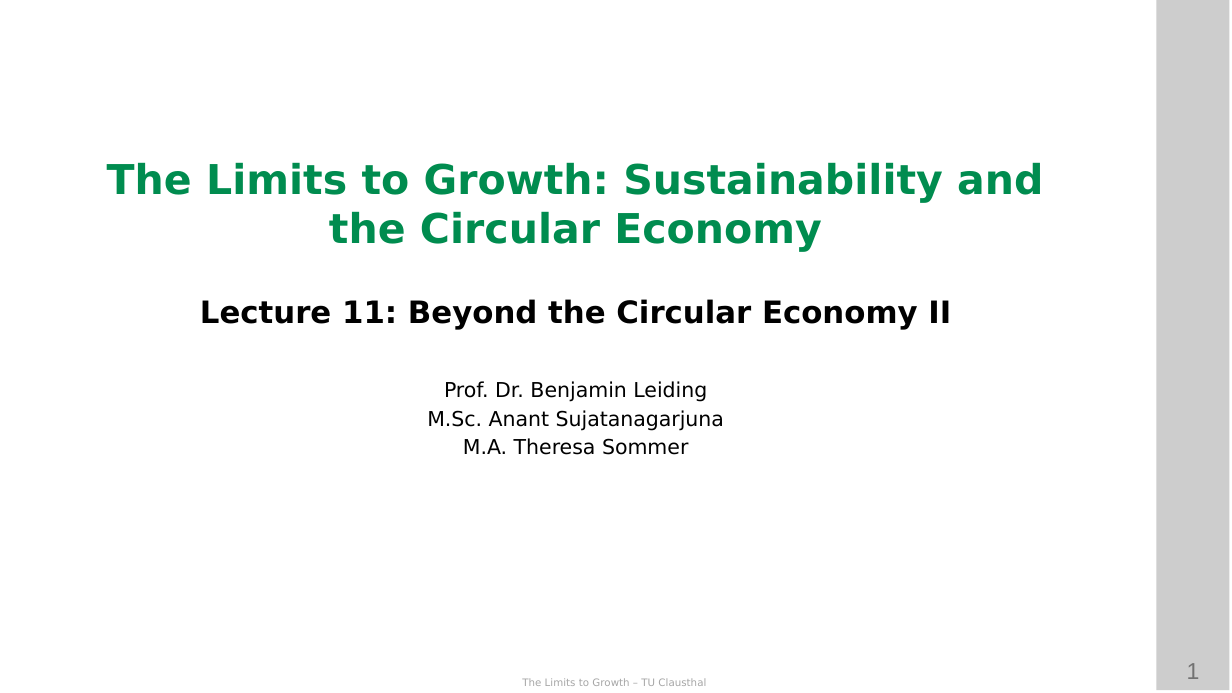
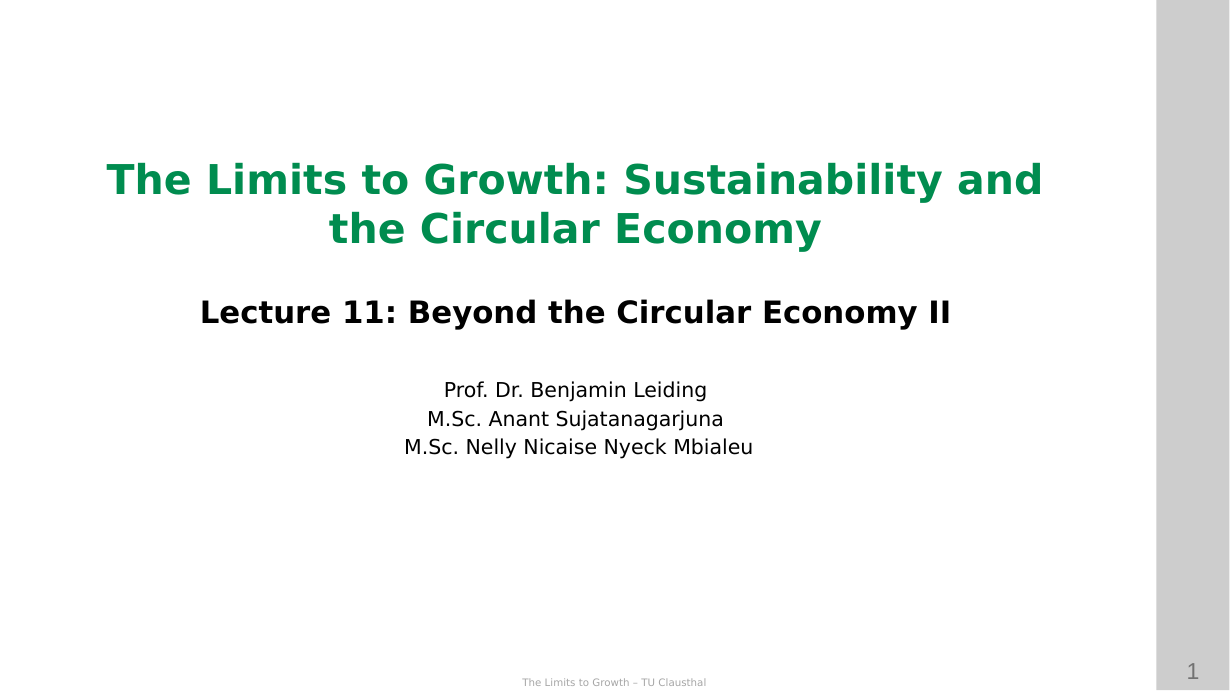
Before and after one commit to ETCE-LAB/teaching-material, a slide deck: slide 1 of The-Limits-to-Growth/LTG-L11-Beyond-the-Circular-Economy--Part-2.pptx. Drawn at 1232x693 pixels with LibreOffice and Linux fonts; fonts in the diff are those of the drawing; background and template pictures are left out. Boxes give left, top, right and bottom in pixels: in the first picture for what was removed or moved away, otherwise in the second. Text is boxed around its words. In the diff, an @@ line names an element or a change of style, - is before the commit and + after.

```diff
--- a/The-Limits-to-Growth/LTG-L11-Beyond-the-Circular-Economy--Part-2.pptx
+++ b/The-Limits-to-Growth/LTG-L11-Beyond-the-Circular-Economy--Part-2.pptx
@@ text at <box>404,438,753,459</box>: text changed @@
-M.A. Theresa Sommer
+M.Sc. Nelly Nicaise Nyeck Mbialeu
```
Also in this commit, not shown: 19 other files.
